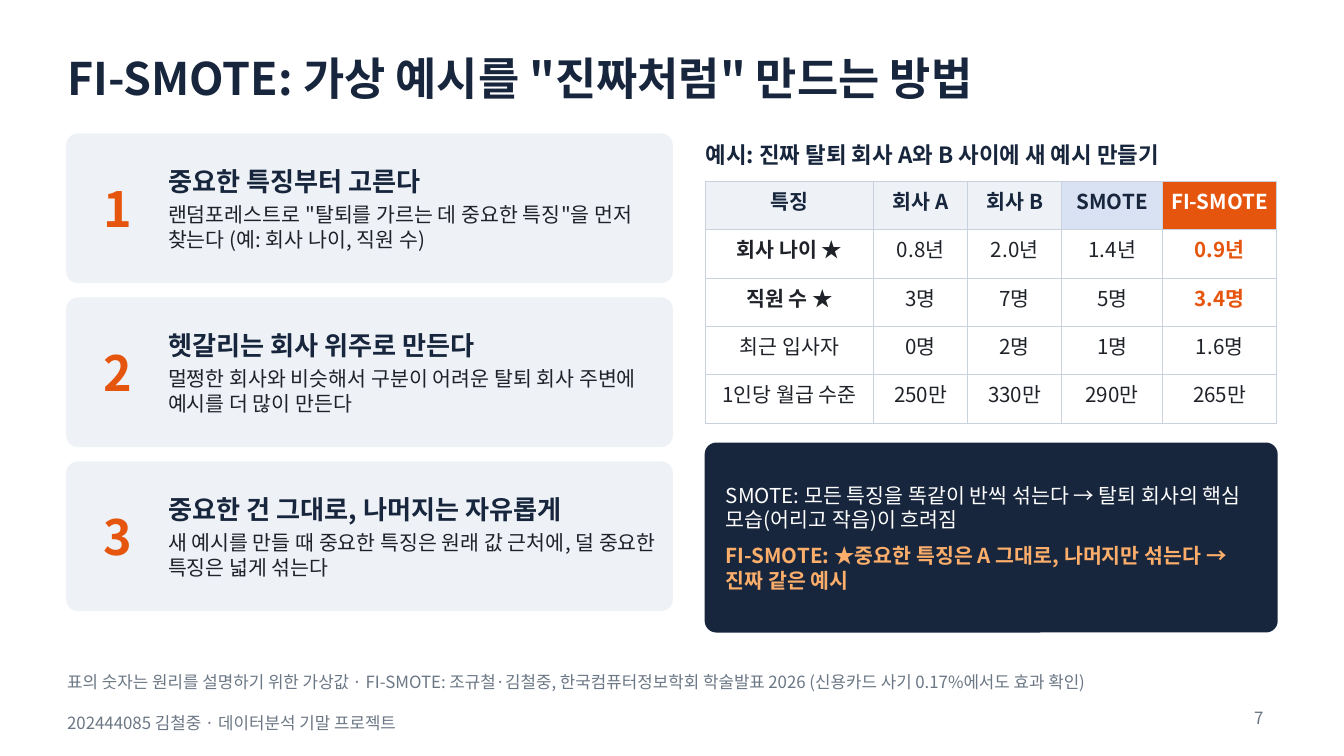
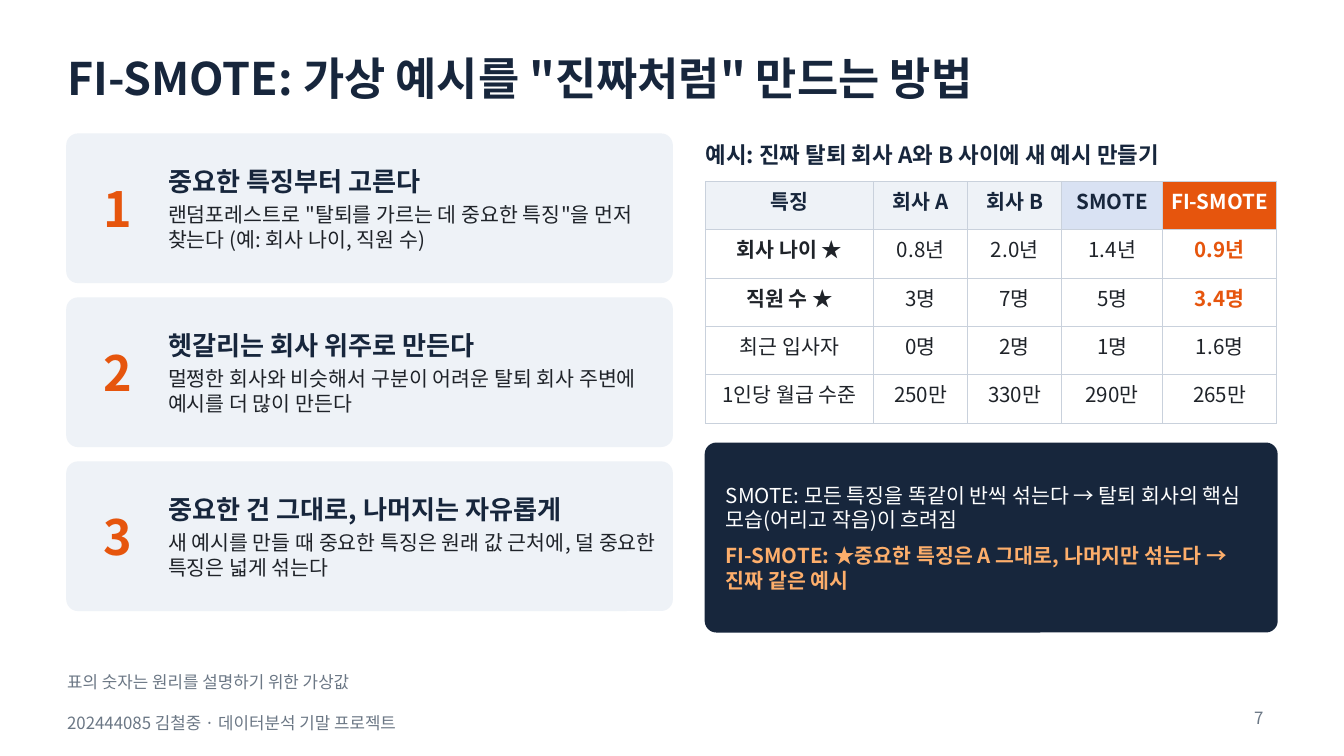
Before and after one commit to cholin3721/NPS-Workplace-Exit-Prediction, a slide deck: slide 7 of docs/202444085_김철중_기말프로젝트_발표.pptx. Drawn at 1344x756 pixels with LibreOffice and Linux fonts; fonts in the diff are those of the drawing. Boxes give left, top, right and bottom in pixels: in the first picture for what was removed or moved away, otherwise in the second. Text is boxed around its words. In the diff, an @@ line names an element or a change of style, - is before the commit and + after.

```diff
--- a/docs/202444085_김철중_기말프로젝트_발표.pptx
+++ b/docs/202444085_김철중_기말프로젝트_발표.pptx
@@ text at <box>67,674,349,690</box>: text changed @@
-표의 숫자는 원리를 설명하기 위한 가상값 · FI-SMOTE: 조규철·김철중, 한국컴퓨터정보학회 학술발표 2026 (신용카드 사기 0.17%에서도 효과 확인)
+표의 숫자는 원리를 설명하기 위한 가상값
```
Also in this commit, not shown: 2 other files.
